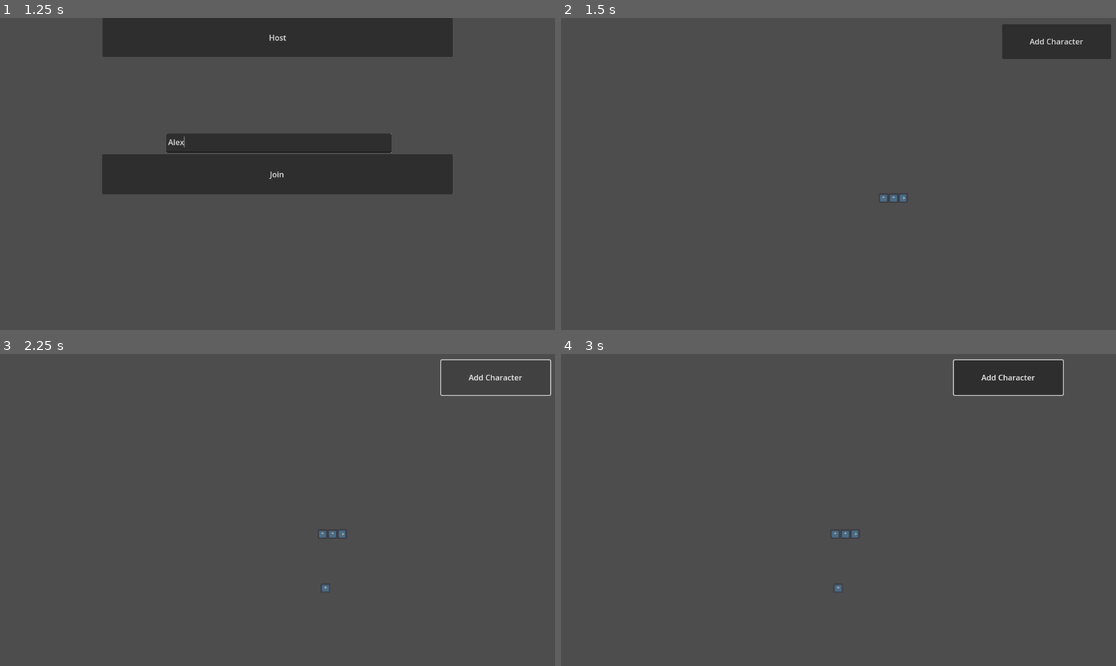
Above: before the commit, frames 1-4 (two rows, left to right).
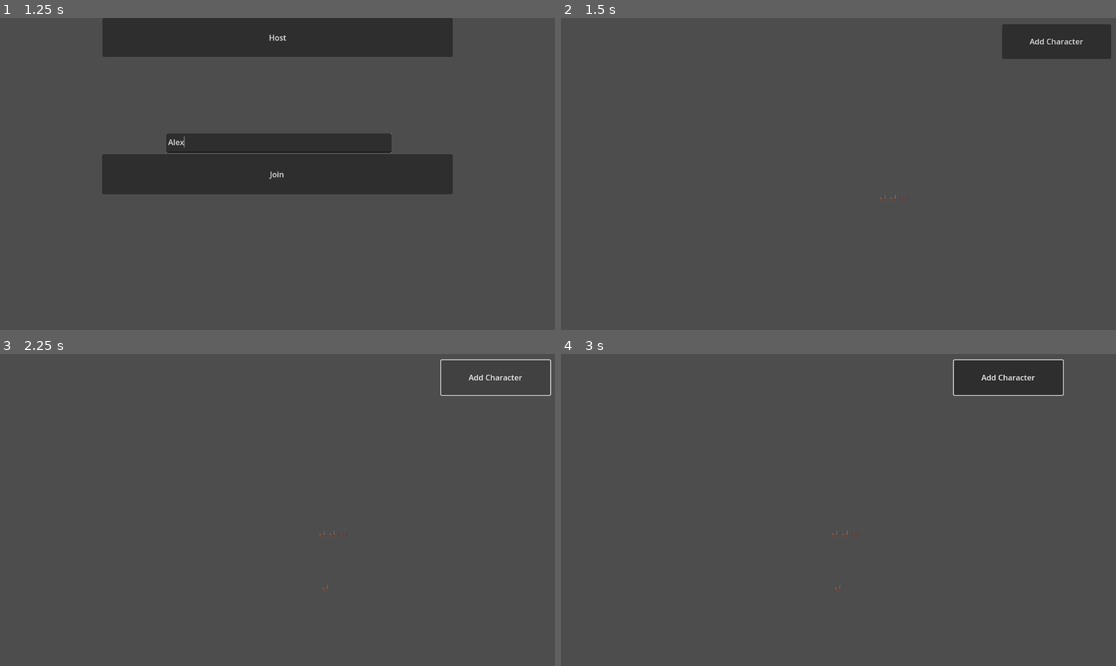
Above: after the commit, the same moments.

Repository: tomeng99/aoe-game-godot
Game: Godot game, scene res://scenes/Menu.tscn
Two runs of this game, one before a commit and one after it. Both use one fixed random seed, a clock stepped at 60 frames per second and the inputs below. The engine's default icon, where the game draws it, is replaced by a stand-in: a white triangle on a blue panel in a dark square.
Inputs (mouse positions are in pixels of both pictures, inside the frame that each line leads up to):
- Up to frame 1 (1.25 s): click (277, 142) at 0.52 s; type "Alex" at 0.6 s
- Up to frame 2 (1.5 s): click "Host" at 1.25 s
- Up to frame 3 (2.25 s): click "Add Character" at 2 s
- Up to frame 4 (3 s): tap Enter at 2.75 s; move the mouse to (882, 534) at 2.77 s; hold Right (ui_right) from 2.78 s (still down); click (882, 534) at 2.92 s

Frame 1 is identical in both runs. In frame 2, less than 0.1% of the frame differs, in the area x 57-63%, y 56-59%; in frame 3, 0.1%, in the area x 57-63%, y 56-77%; in frame 4, 0.1%.

Commit message:
Add minion sprites

Diff:
--- a/scenes/AnotherCharacterSlow.tscn
+++ b/scenes/AnotherCharacterSlow.tscn
@@ -1,7 +1,7 @@
 [gd_scene load_steps=5 format=3 uid="uid://dyfqrh1pynktn"]
 
 [ext_resource type="Script" path="res://scenes/character.gd" id="1_sh4du"]
-[ext_resource type="Texture2D" uid="uid://d2gacc45i4m3u" path="res://resources/icon.svg" id="2_ye7ow"]
+[ext_resource type="Texture2D" uid="uid://bb2vbok6qa2ys" path="res://resources/horse.tres" id="2_6743o"]
 
 [sub_resource type="RectangleShape2D" id="RectangleShape2D_nd2vt"]
 
@@ -18,8 +18,7 @@
 [node name="Sprite2D" type="Sprite2D" parent="."]
 position = Vector2(-4.76837e-07, 0)
 rotation = 1.5708
-scale = Vector2(0.15625, 0.15625)
-texture = ExtResource("2_ye7ow")
+texture = ExtResource("2_6743o")
 
 [node name="Area2D" type="Area2D" parent="."]
 
--- a/scenes/Character.tscn
+++ b/scenes/Character.tscn
@@ -1,7 +1,7 @@
 [gd_scene load_steps=5 format=3 uid="uid://jrgtn7h5ckjh"]
 
 [ext_resource type="Script" path="res://scenes/character.gd" id="1_6msvc"]
-[ext_resource type="Texture2D" uid="uid://d2gacc45i4m3u" path="res://resources/icon.svg" id="1_a1vnv"]
+[ext_resource type="Texture2D" uid="uid://k8prr3csd3gv" path="res://resources/minions.tres" id="2_q11rq"]
 
 [sub_resource type="RectangleShape2D" id="RectangleShape2D_nd2vt"]
 
@@ -16,8 +16,7 @@
 
 [node name="Sprite2D" type="Sprite2D" parent="."]
 position = Vector2(-4.76837e-07, 0)
-scale = Vector2(0.15625, 0.15625)
-texture = ExtResource("1_a1vnv")
+texture = ExtResource("2_q11rq")
 
 [node name="Area2D" type="Area2D" parent="."]
 
--- a/scenes/character.gd
+++ b/scenes/character.gd
@@ -15,6 +15,7 @@
 	if distance_to_target > stop_threshold:
 		var direction = (target_position - global_position).normalized()
 		velocity = direction * move_speed
+		rotation = direction.angle() + 90
 		move_and_slide()
 	else:
 		velocity = Vector2.ZERO  # Stop moving when within the threshold
